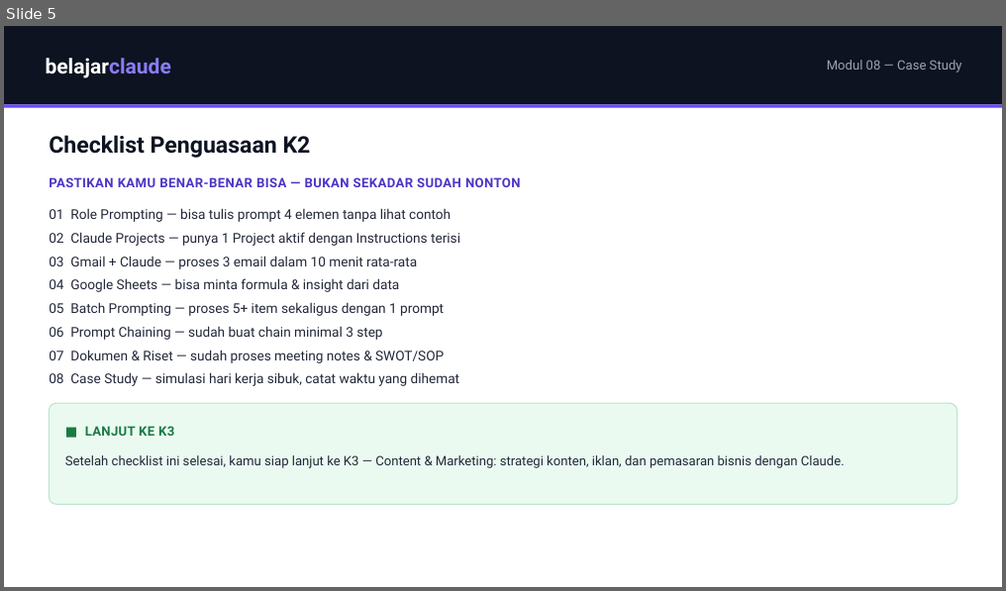
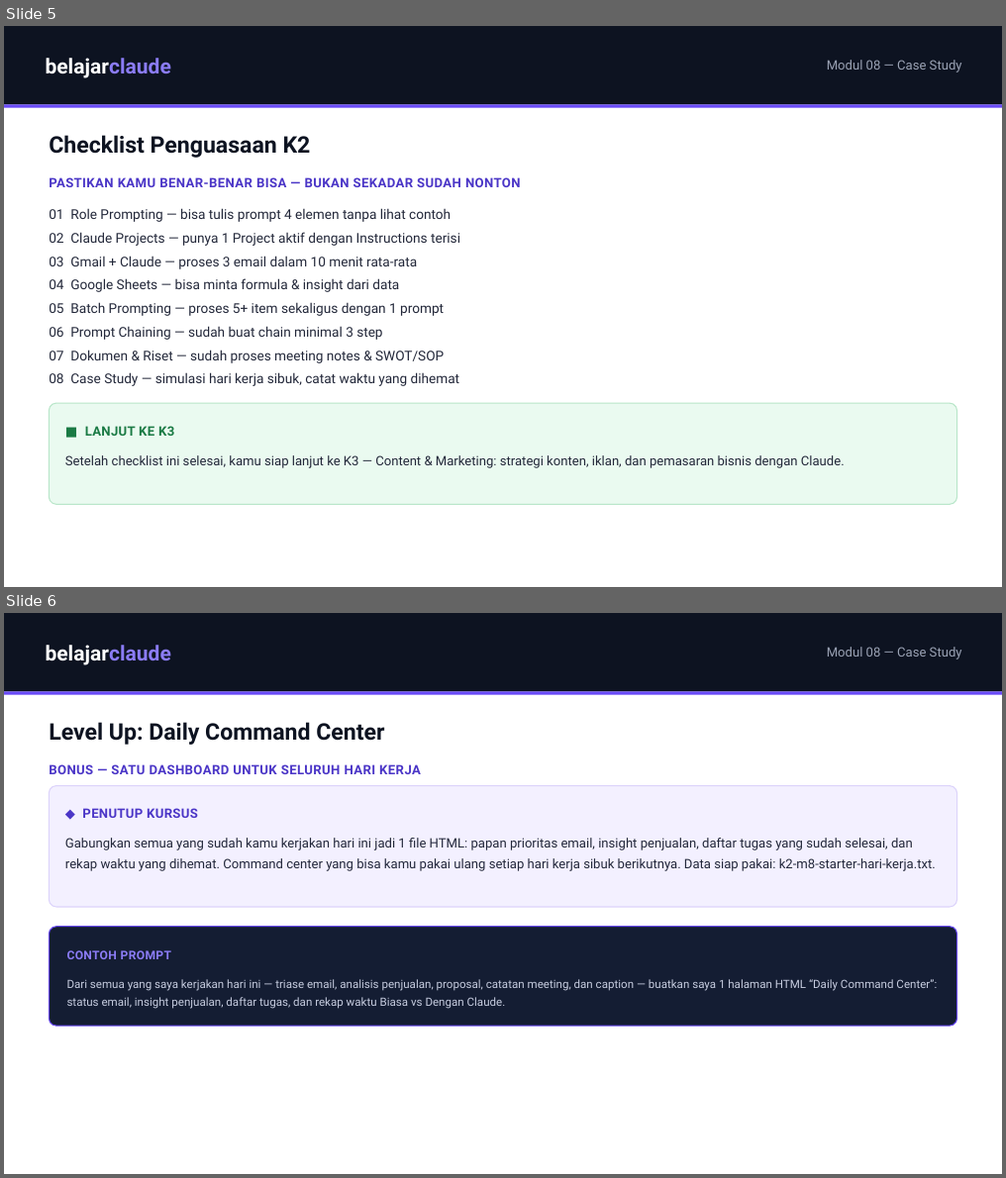
Before and after one commit to juliautomo/belajar-claude, a slide deck: K2-Produktivitas/M08-Case-Study/K2-M08-Case-Study.pptx. Shown one above the other, each under a label of ours: slide 5 before the commit, slides 5 and 6 after it. The pictures are 1006x591 and 1006x1178 pixels, drawn with LibreOffice and Linux fonts; fonts in the diff are those of the drawing. Boxes give left, top, right and bottom in pixels: in the first picture for what was removed or moved away, otherwise in the second. Text is boxed around its words. In the diff, an @@ line names an element or a change of style, - is before the commit and + after.

Commit message:
Add Level-Up bonus slides to K2 M02-M08 PPTs

```diff
--- a/K2-Produktivitas/M08-Case-Study/K2-M08-Case-Study.pptx
+++ b/K2-Produktivitas/M08-Case-Study/K2-M08-Case-Study.pptx
@@ slide 6 added at bbox=[4, 613, 1002, 1174], background #FFFFFF @@
@@ rectangle added at bbox=[4, 613, 1002, 691], fill #0D1321 @@
@@ text added at bbox=[46, 645, 171, 665], 20 pt, text #FFFFFF, bold @@
+belajarclaude
@@ text added at bbox=[827, 647, 962, 660], 12.5 pt, text #9AA2B4 @@
+Modul 08 — Case Study
@@ rectangle added at bbox=[4, 691, 1002, 694], fill #6849F6 @@
@@ text added at bbox=[49, 722, 384, 745], 22 pt, text #0D1321, bold @@
+Level Up: Daily Command Center
@@ text added at bbox=[49, 764, 421, 774], 12.5 pt, text #4B36C7, bold @@
+BONUS — SATU DASHBOARD UNTUK SELURUH HARI KERJA
@@ rounded rectangle added at bbox=[49, 786, 957, 907], fill #F3F0FF, outline #DCD3FB 1 pt @@
@@ text added at bbox=[82, 808, 198, 818], 12.5 pt, text #4B36C7, bold @@
+◆ PENUTUP KURSUS
@@ text added at bbox=[65, 838, 936, 871], 12.5 pt, text #23283A @@
+Gabungkan semua yang sudah kamu kerjakan hari ini jadi 1 file HTML: papan prioritas email, insight penjualan, daftar tugas yang sudah selesai, dan rekap waktu yang dihemat. Command center yang bisa kamu pakai ulang setiap hari kerja sibuk berikutnya. Data siap pakai: k2-m8-starter-hari-kerja.txt.
@@ rounded rectangle added at bbox=[49, 927, 957, 1026], fill #141D33, outline #6849F6 1 pt @@
@@ text added at bbox=[67, 951, 171, 959], 11.5 pt, text #8B7CF6, bold @@
+CONTOH PROMPT
@@ text added at bbox=[67, 979, 937, 1009], 11 pt, text #C7CDE0 @@
+Dari semua yang saya kerjakan hari ini — triase email, analisis penjualan, proposal, catatan meeting, dan caption — buatkan saya 1 halaman HTML “Daily Command Center”: status email, insight penjualan, daftar tugas, dan rekap waktu Biasa vs Dengan Claude.
```
Also in this commit, not shown: 6 other files.
